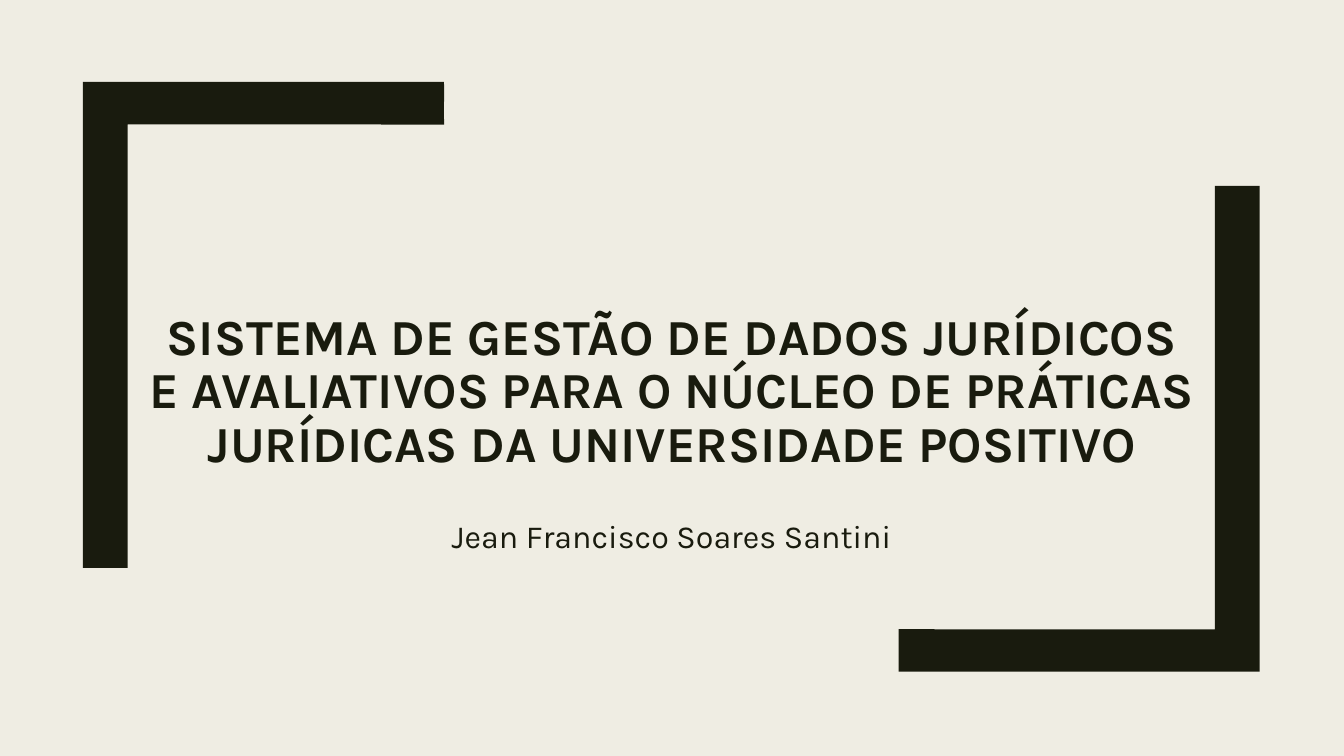
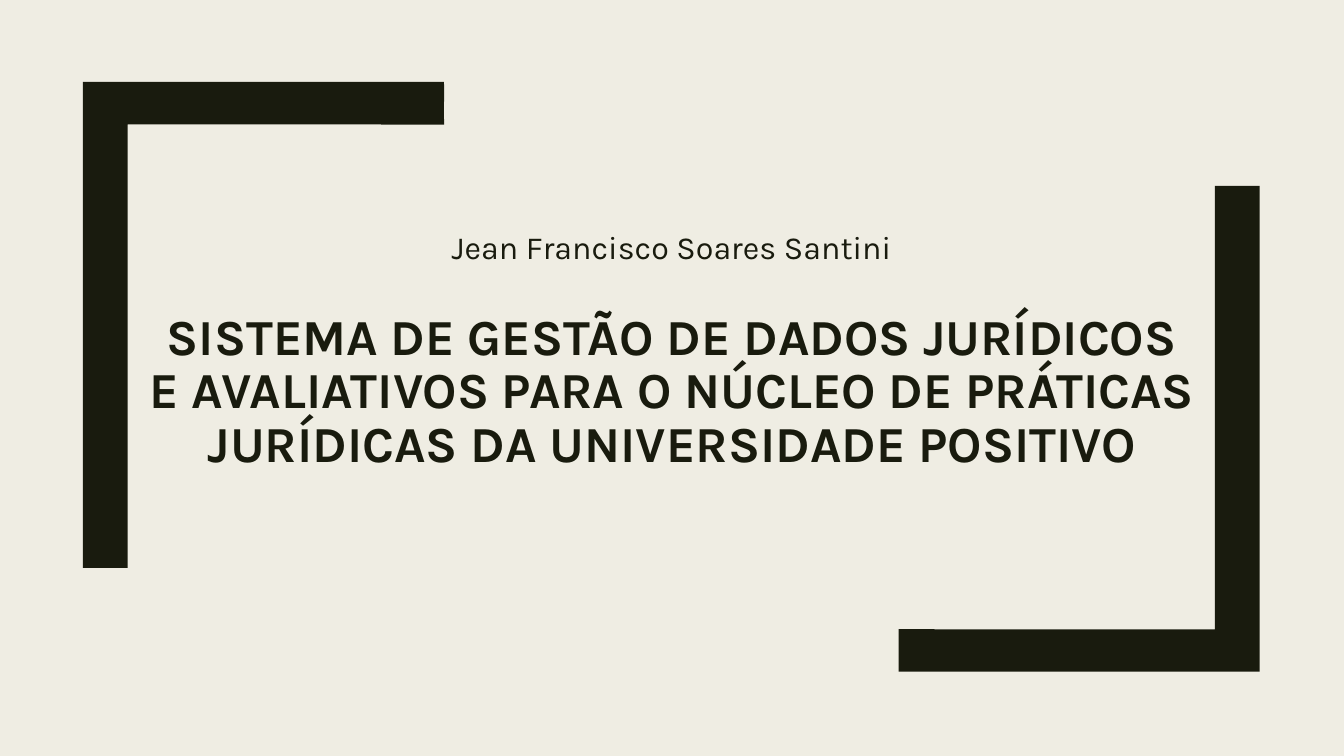
Before and after one commit to jfssantini/NPJeDocuments, a slide deck: slide 1 of NPJ.pptx. Drawn at 1344x756 pixels with LibreOffice and Linux fonts; fonts in the diff are those of the drawing. Boxes give left, top, right and bottom in pixels: in the first picture for what was removed or moved away, otherwise in the second. Text is boxed around its words. In the diff, an @@ line names an element or a change of style, - is before the commit and + after.

Commit message:
Update apresentação
Update apresentação

```diff
--- a/NPJ.pptx
+++ b/NPJ.pptx
@@ subtitle "Jean Francisco Soares Santini" moved from (x1=452, y1=526, x2=891, y2=549) to (x1=452, y1=237, x2=891, y2=260) @@
```
Also in this commit, not shown: 1 other slide changed, 10 slides added, 2 slides removed.
